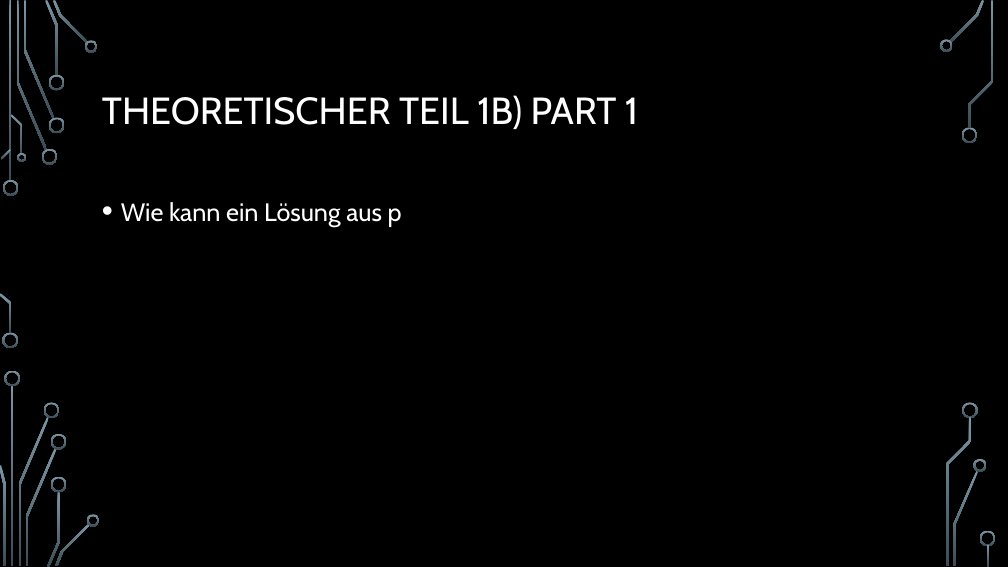
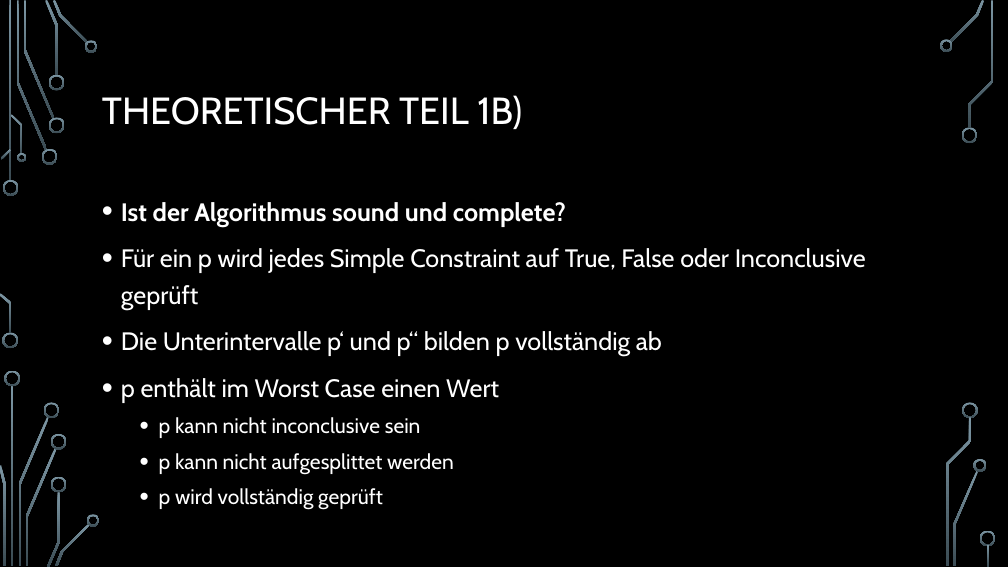
Before and after one commit to Fixeres/HybrideSysteme, a slide deck: slide 6 of src/resources/Hybride systeme.pptx. Drawn at 1008x567 pixels with LibreOffice and Linux fonts; fonts in the diff are those of the drawing; background and template pictures are left out. Boxes give left, top, right and bottom in pixels: in the first picture for what was removed or moved away, otherwise in the second. Text is boxed around its words. In the diff, an @@ line names an element or a change of style, - is before the commit and + after.

```diff
--- a/src/resources/Hybride systeme.pptx
+++ b/src/resources/Hybride systeme.pptx
@@ title at (102, 95, 522, 129): text changed @@
-THEORETISCHER TEIL 1B) PART 1
+THEORETISCHER TEIL 1B)
@@ text at (121, 202, 866, 510): text changed @@
-• Wie kann ein Lösung aus p
+• Ist der Algorithmus sound und complete?
+• Für ein p wird jedes Simple Constraint auf True, False oder Inconclusive geprüft
+• Die Unterintervalle p‘ und p‘‘ bilden p vollständig ab
+• p enthält im Worst Case einen Wert
+  • p kann nicht inconclusive sein
+  • p kann nicht aufgesplittet werden
+  • p wird vollständig geprüft
```
Also in this commit, not shown: 3 other slides changed, 3 slides added, 1 slide removed, 1 other file.
